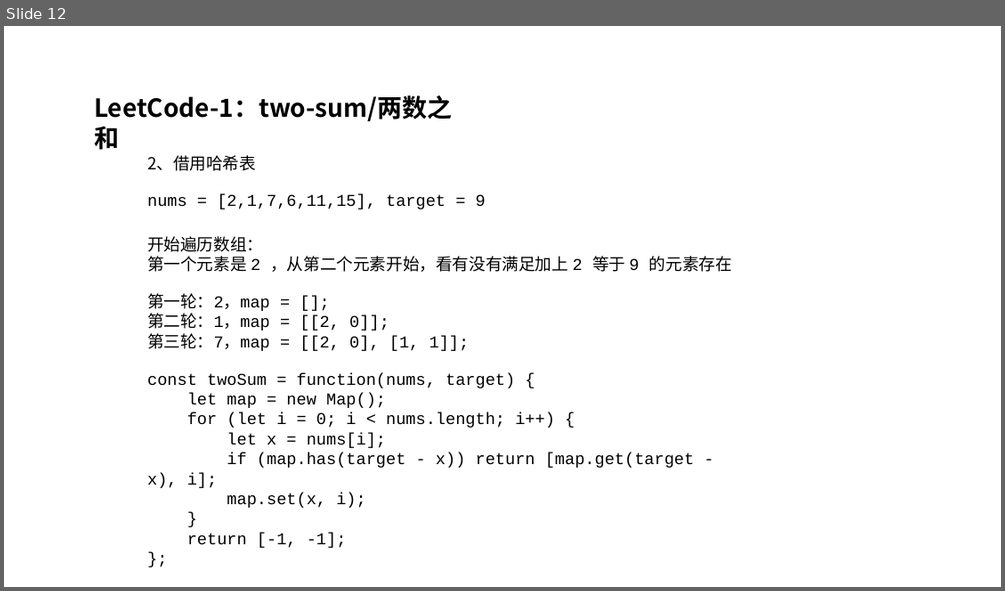
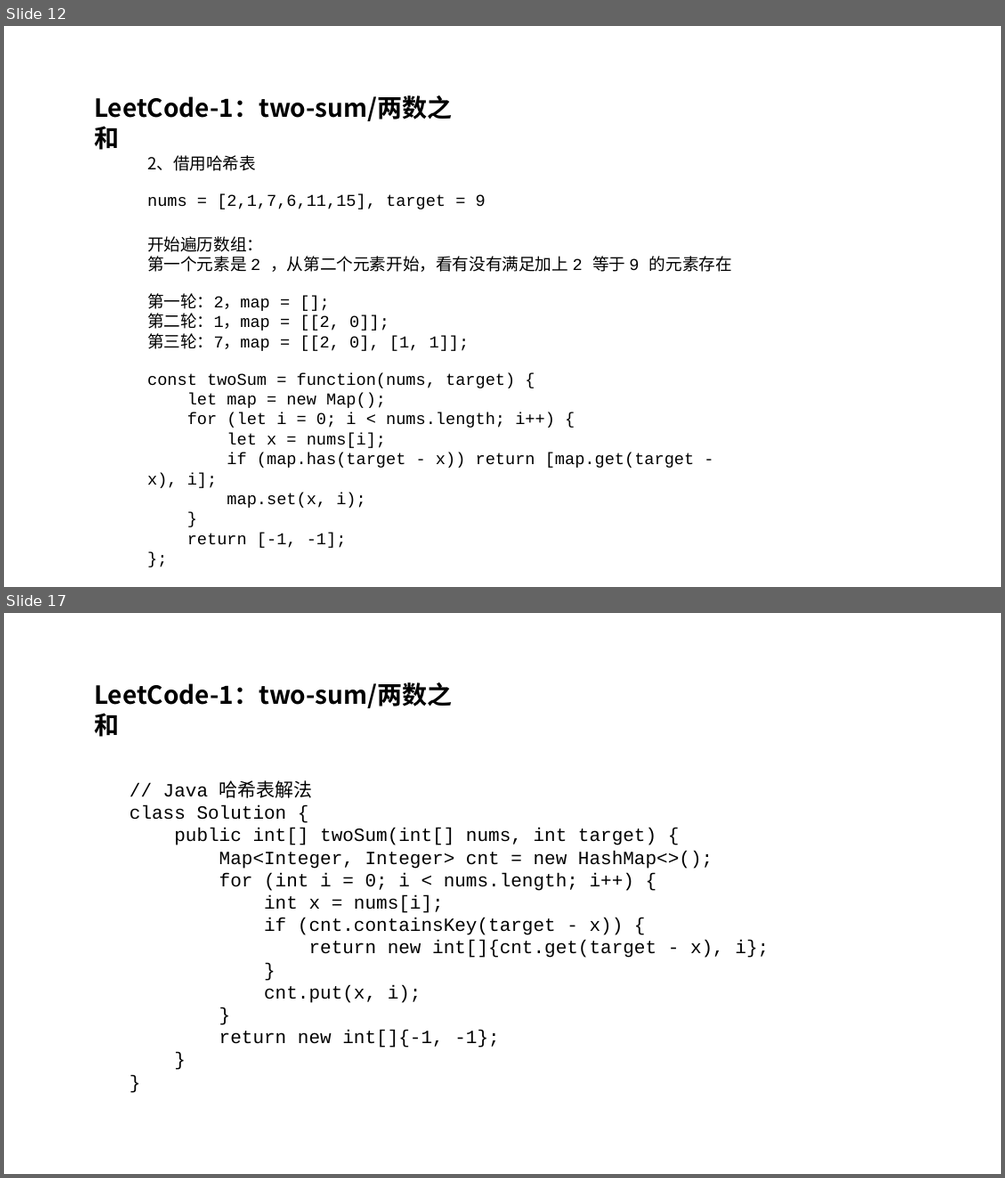
Before and after one commit to hemingqiao/algorithms, a slide deck: miao/LC1-two-sum(时间复杂度简介).pptx. Shown one above the other, each under a label of ours: slide 12 before the commit, slides 12 and 17 after it; the slides between them are not shown. The pictures are 1005x591 and 1005x1178 pixels, drawn with LibreOffice and Linux fonts; fonts in the diff are those of the drawing. Boxes give left, top, right and bottom in pixels: in the first picture for what was removed or moved away, otherwise in the second. Text is boxed around its words. In the diff, an @@ line names an element or a change of style, - is before the commit and + after.

```diff
--- a/miao/LC1-two-sum(时间复杂度简介).pptx
+++ b/miao/LC1-two-sum(时间复杂度简介).pptx
@@ slide 17 added at (4,613,1001,1174), background #FFFFFF @@
@@ text added at (94,682,452,737), 24 pt, text #000000, bold @@
+LeetCode-1：two-sum/两数之和
@@ text added at (129,780,769,1047), 18 pt, text #000000 @@
+// Java 哈希表解法
+class Solution {
+public int[] twoSum(int[] nums, int target) {
+Map<Integer, Integer> cnt = new HashMap<>();
+for (int i = 0; i < nums.length; i++) {
+int x = nums[i];
+if (cnt.containsKey(target - x)) {
+return new int[]{cnt.get(target - x), i};
+}
+cnt.put(x, i);
+}
+return new int[]{-1, -1};
+}
+}
```
Also in this commit, not shown: 1 slide changed, 3 other slides added, 1 slide removed.
